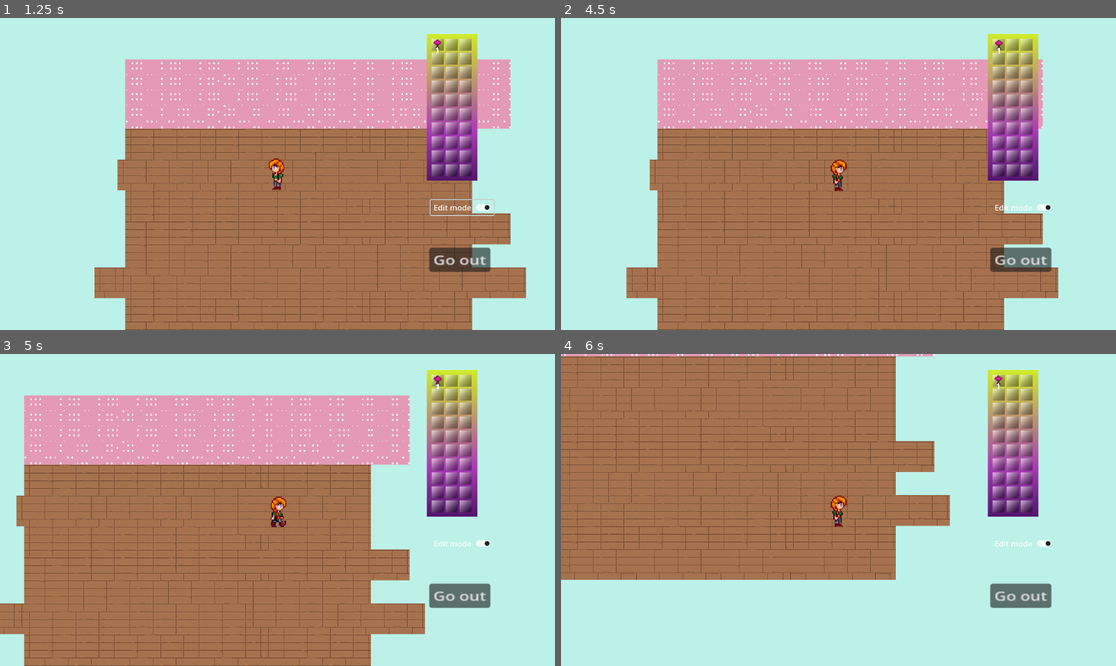
Above: before the commit, frames 1-4 (two rows, left to right).
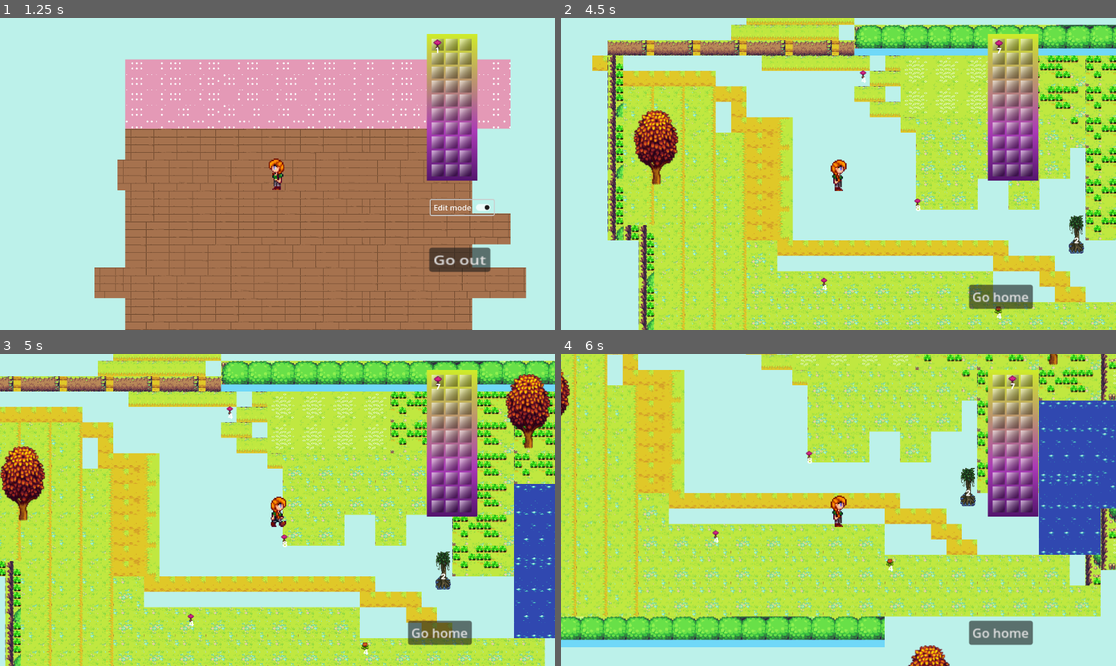
Above: after the commit, the same moments.

Repository: kirstenhh/CrafterCottage
Game: Godot game, scene res://Main.tscn
Same seed, same stepped clock (60 frames per second), same inputs: the game is played once before the commit and once after it.
Inputs (mouse positions are in pixels of both pictures, inside the frame that each line leads up to):
- Up to frame 1 (1.25 s): click "Edit mode" at 0.5 s
- Up to frame 2 (4.5 s): click "Go out" at 1.25 s; click "Go home" at 2 s; click "Go out" at 2.75 s; click "Go home" at 3.5 s; tap Enter (toggle_scene, bound only after the commit) at 4.25 s; move the mouse to (999, 46) at 4.27 s; hold D (move_right) from 4.28 s (still down); hold Z (pickup, bound only after the commit) from 4.28 s (still down); click (999, 46) at 4.42 s
- Up to frame 3 (5 s): keep holding D (move_right); keep holding Z (pickup, bound only after the commit); tap Space (pickup, bound only before the commit) at 4.55 s
- Up to frame 4 (6 s): move the mouse to (1010, 382) at 5.02 s; release D (move_right) at 5.03 s; release Z (pickup, bound only after the commit) at 5.03 s; hold S (move_down) 5.03-5.78 s; tap Space (pickup, bound only before the commit) at 5.1 s; click (1010, 382) at 5.17 s; tap Enter (toggle_scene, bound only after the commit) at 5.3 s; move the mouse to (1027, 382) at 5.77 s; hold D (move_right) from 5.78 s (still down); hold Enter (toggle_scene, bound only after the commit) from 5.78 s (still down); click (1027, 382) at 5.92 s

Frame 1 is identical in both runs. In frame 2, 79% of the frame differs, in the area x 5-100%, y 0-100%; in frame 3, 88%, in the area x 0-100%, y 0-100%; in frame 4, 81%.

Commit message:
bug fix: pickup items when slots moved

Diff:
--- a/Furniture.gd
+++ b/Furniture.gd
@@ -1,12 +1,12 @@
 extends StaticBody2D
 
 var item_name = ""
+var crafting_item = false
+var animated = false
 
 # Called when the node enters the scene tree for the first time.
 func _ready():
 	$Picture.texture = load("res://art/pickup_items/"+item_name+".tres")
-
-
 
 
 # Called every frame. 'delta' is the elapsed time since the previous frame.
@@ -22,3 +22,9 @@
 		height = $Picture.texture.get_height()
 	var coltransform = get_node ("CollisionShape2D"). get_shape()
 	coltransform.set_size(Vector2(width/2, height))
+
+
+func interact():
+	print("My name is "+item_name)
+
+	#Depending on item type
--- a/Home.gd
+++ b/Home.gd
@@ -11,15 +11,17 @@
 	pass
 
 func _input(event):
+	#left click
 	if event is InputEventMouseButton && event.button_index == MOUSE_BUTTON_LEFT && event.pressed:
+		var holding = $"../UI/Inventory".holding_item
 		if editMode:
-			var holding = $"../UI/Inventory".holding_item
-			if holding: #place an item
+			if holding:
+				#TODO: check if object at position -> don't do anything
 				print(holding)
 				var placedItem = furniture.instantiate()
 				placedItem.item_name = holding.item_name
 				placedItem.position = get_global_mouse_position()
-				add_child(placedItem)
+				$FurnitureContainer.add_child(placedItem)
 
 				if(holding.item_quantity <=1):
 					print('last one!')
@@ -28,3 +30,11 @@
 					$"../UI/Inventory".holding_item = null
 				else:
 					holding.decrease_item_quantity(1)
+			else:
+				print(event.position)
+				print(get_children())
+				#check if there's an object at click location
+		else:
+			pass
+			#check object clicked on: if interaction = crafting, check if holding craftable
+			# else if animated, trigger animation
--- a/Inventory.gd
+++ b/Inventory.gd
@@ -11,12 +11,14 @@
 
 #gui event on slot -> this
 func slot_gui_input(event: InputEvent, slot: SlotClass):
-	#TODO clean up all these ifs
 	#left click
 	if event is InputEventMouseButton && event.button_index == MOUSE_BUTTON_LEFT && event.pressed:
 		if holding_item !=null:
 			if !slot.item: # put down item in slot
+				print('put down')
 				slot.addToSlot(holding_item)
+				print(holding_item.name)
+				PlayerInventory.add_item(slot.get_index(), holding_item.item_name, holding_item.item_quantity)
 				holding_item = null
 			else: #swap items
 				if holding_item.item_name == slot.item.item_name: #stack items
@@ -24,20 +26,28 @@
 					var can_add = stack_size - slot.item.item_quantity
 					if can_add >= holding_item.item_quantity:
 						slot.item.add_item_quantity(holding_item.item_quantity)
+						PlayerInventory.add_item(slot.get_index(), holding_item.item_name, holding_item.item_quantity)
 						holding_item.queue_free()
 						holding_item = null
 					else:
+						print('Error: oh no, ran out of space')
 						slot.item.add_item_quantity(can_add)
+						PlayerInventory.add_item(slot.get_index(), holding_item.item_name, can_add)
+
 						holding_item.decrease_item_quantity(can_add)
+
 				else: #swap items
 					var temp_item= slot.item
+					PlayerInventory.remove_item(slot.get_index(), slot.item.item_name, slot.item.item_quantity)
 					slot.pickFromSlot()
+					PlayerInventory.add_item(slot.get_index(), holding_item.item_name, holding_item.item_quantity)
 					slot.addToSlot(holding_item)
 					holding_item = temp_item
 					holding_item.global_position = get_global_mouse_position()
 		elif slot.item: #item in slot: pick up
 			holding_item = slot.item
 			slot.pickFromSlot()
+			PlayerInventory.remove_item(slot.get_index(),holding_item.item_name, holding_item.item_quantity)
 			holding_item.global_position = get_global_mouse_position()
 	if event is InputEventMouseButton && event.button_index == MOUSE_BUTTON_RIGHT && event.pressed:
 		pass	#TODO fill this in: right-click moves 1 item at a time
@@ -62,7 +72,6 @@
 		if inventory_slots[i.toString()].get_child_count == 0:
 			emptyslot = inventory_slots[i.toString()]
 		i+=1
-	print(emptyslot.id)
 	if emptyslot:
 		emptyslot.addToSlot(item)
 	#else: throw_item (somewhere nearby)
--- a/Inventory.tscn
+++ b/Inventory.tscn
@@ -1,36 +1,36 @@
-[gd_scene load_steps=8 format=2]
-
-[ext_resource path="res://Slot.gd" type="Script" id=1]
-[ext_resource path="res://Inventory.gd" type="Script" id=2]
-
-[sub_resource type="Gradient" id=1]
-offsets = PackedFloat32Array( 0, 0.664804, 1 )
-colors = PackedColorArray( 0.810157, 0.921875, 0.16925, 1, 0.669134, 0.230225, 0.71875, 1, 0.335735, 0.0854492, 0.4375, 1 )
-
-[sub_resource type="GradientTexture2D" id=2]
-gradient = SubResource( 1 )
-fill_to = Vector2( 0, 1 )
-
-[sub_resource type="Gradient" id=3]
-offsets = PackedFloat32Array( 0, 0.206704, 0.854749, 1 )
-colors = PackedColorArray( 1, 1, 1, 0.666667, 0.875, 0.875, 0.875, 0.562613, 0, 0, 0, 0.364706, 0.225806, 0.225806, 0.225806, 0.508159 )
-
-[sub_resource type="GradientTexture2D" id=4]
-gradient = SubResource( 3 )
-fill_to = Vector2( 1, 1 )
-
-[sub_resource type="StyleBoxTexture" id=5]
-texture = SubResource( 4 )
-region_rect = Rect2( 0, 0, 64, 64 )
+[gd_scene load_steps=8 format=3 uid="uid://eg0kid2mychi"]
+
+[ext_resource type="Script" path="res://Slot.gd" id="1"]
+[ext_resource type="Script" path="res://Inventory.gd" id="2"]
+
+[sub_resource type="Gradient" id="1"]
+offsets = PackedFloat32Array(0, 0.664804, 1)
+colors = PackedColorArray(0.810157, 0.921875, 0.16925, 1, 0.669134, 0.230225, 0.71875, 1, 0.335735, 0.0854492, 0.4375, 1)
+
+[sub_resource type="GradientTexture2D" id="2"]
+gradient = SubResource("1")
+fill_to = Vector2(0, 1)
+
+[sub_resource type="Gradient" id="3"]
+offsets = PackedFloat32Array(0, 0.206704, 0.854749, 1)
+colors = PackedColorArray(1, 1, 1, 0.666667, 0.875, 0.875, 0.875, 0.562613, 0, 0, 0, 0.364706, 0.225806, 0.225806, 0.225806, 0.508159)
+
+[sub_resource type="GradientTexture2D" id="4"]
+gradient = SubResource("3")
+fill_to = Vector2(1, 1)
+
+[sub_resource type="StyleBoxTexture" id="5"]
+texture = SubResource("4")
+region_rect = Rect2(0, 0, 64, 64)
 
 [node name="Inventory" type="Node2D"]
-script = ExtResource( 2 )
+script = ExtResource("2")
 
 [node name="TextureRect" type="TextureRect" parent="."]
 offset_right = 105.0
 offset_bottom = 305.0
-texture = SubResource( 2 )
-expand = true
+texture = SubResource("2")
+expand_mode = 1
 
 [node name="SlotsContainer" type="GridContainer" parent="."]
 offset_left = 10.0
@@ -40,258 +40,181 @@
 columns = 3
 
 [node name="Slot1" type="Panel" parent="SlotsContainer"]
-offset_right = 25.0
-offset_bottom = 25.0
-custom_minimum_size = Vector2( 25, 25 )
-theme_override_styles/panel = SubResource( 5 )
-script = ExtResource( 1 )
+custom_minimum_size = Vector2(25, 25)
+layout_mode = 2
+theme_override_styles/panel = SubResource("5")
+script = ExtResource("1")
 
 [node name="Slot2" type="Panel" parent="SlotsContainer"]
-offset_left = 29.0
-offset_right = 54.0
-offset_bottom = 25.0
-custom_minimum_size = Vector2( 25, 25 )
-theme_override_styles/panel = SubResource( 5 )
-script = ExtResource( 1 )
+custom_minimum_size = Vector2(25, 25)
+layout_mode = 2
+theme_override_styles/panel = SubResource("5")
+script = ExtResource("1")
 
 [node name="Slot3" type="Panel" parent="SlotsContainer"]
-offset_left = 58.0
-offset_right = 83.0
-offset_bottom = 25.0
-custom_minimum_size = Vector2( 25, 25 )
-theme_override_styles/panel = SubResource( 5 )
-script = ExtResource( 1 )
+custom_minimum_size = Vector2(25, 25)
+layout_mode = 2
+theme_override_styles/panel = SubResource("5")
+script = ExtResource("1")
 
 [node name="Slot4" type="Panel" parent="SlotsContainer"]
-offset_top = 29.0
-offset_right = 25.0
-offset_bottom = 54.0
-custom_minimum_size = Vector2( 25, 25 )
-theme_override_styles/panel = SubResource( 5 )
-script = ExtResource( 1 )
+custom_minimum_size = Vector2(25, 25)
+layout_mode = 2
+theme_override_styles/panel = SubResource("5")
+script = ExtResource("1")
 
 [node name="Slot5" type="Panel" parent="SlotsContainer"]
-offset_left = 29.0
-offset_top = 29.0
-offset_right = 54.0
-offset_bottom = 54.0
-custom_minimum_size = Vector2( 25, 25 )
-theme_override_styles/panel = SubResource( 5 )
-script = ExtResource( 1 )
+custom_minimum_size = Vector2(25, 25)
+layout_mode = 2
+theme_override_styles/panel = SubResource("5")
+script = ExtResource("1")
 
 [node name="Slot6" type="Panel" parent="SlotsContainer"]
-offset_left = 58.0
-offset_top = 29.0
-offset_right = 83.0
-offset_bottom = 54.0
-custom_minimum_size = Vector2( 25, 25 )
-theme_override_styles/panel = SubResource( 5 )
-script = ExtResource( 1 )
+custom_minimum_size = Vector2(25, 25)
+layout_mode = 2
+theme_override_styles/panel = SubResource("5")
+script = ExtResource("1")
 
 [node name="Slot7" type="Panel" parent="SlotsContainer"]
-offset_top = 58.0
-offset_right = 25.0
-offset_bottom = 83.0
-custom_minimum_size = Vector2( 25, 25 )
-theme_override_styles/panel = SubResource( 5 )
-script = ExtResource( 1 )
+custom_minimum_size = Vector2(25, 25)
+layout_mode = 2
+theme_override_styles/panel = SubResource("5")
+script = ExtResource("1")
 
 [node name="Slot8" type="Panel" parent="SlotsContainer"]
-offset_left = 29.0
-offset_top = 58.0
-offset_right = 54.0
-offset_bottom = 83.0
-custom_minimum_size = Vector2( 25, 25 )
-theme_override_styles/panel = SubResource( 5 )
-script = ExtResource( 1 )
+custom_minimum_size = Vector2(25, 25)
+layout_mode = 2
+theme_override_styles/panel = SubResource("5")
+script = ExtResource("1")
 
 [node name="Slot9" type="Panel" parent="SlotsContainer"]
-offset_left = 58.0
-offset_top = 58.0
-offset_right = 83.0
-offset_bottom = 83.0
-custom_minimum_size = Vector2( 25, 25 )
-theme_override_styles/panel = SubResource( 5 )
-script = ExtResource( 1 )
+custom_minimum_size = Vector2(25, 25)
+layout_mode = 2
+theme_override_styles/panel = SubResource("5")
+script = ExtResource("1")
 
 [node name="Slot10" type="Panel" parent="SlotsContainer"]
-offset_top = 87.0
-offset_right = 25.0
-offset_bottom = 112.0
-custom_minimum_size = Vector2( 25, 25 )
-theme_override_styles/panel = SubResource( 5 )
-script = ExtResource( 1 )
+custom_minimum_size = Vector2(25, 25)
+layout_mode = 2
+theme_override_styles/panel = SubResource("5")
+script = ExtResource("1")
 
 [node name="Slot11" type="Panel" parent="SlotsContainer"]
-offset_left = 29.0
-offset_top = 87.0
-offset_right = 54.0
-offset_bottom = 112.0
-custom_minimum_size = Vector2( 25, 25 )
-theme_override_styles/panel = SubResource( 5 )
-script = ExtResource( 1 )
+custom_minimum_size = Vector2(25, 25)
+layout_mode = 2
+theme_override_styles/panel = SubResource("5")
+script = ExtResource("1")
 
 [node name="Slot12" type="Panel" parent="SlotsContainer"]
-offset_left = 58.0
-offset_top = 87.0
-offset_right = 83.0
-offset_bottom = 112.0
-custom_minimum_size = Vector2( 25, 25 )
-theme_override_styles/panel = SubResource( 5 )
-script = ExtResource( 1 )
+custom_minimum_size = Vector2(25, 25)
+layout_mode = 2
+theme_override_styles/panel = SubResource("5")
+script = ExtResource("1")
 
 [node name="Slot13" type="Panel" parent="SlotsContainer"]
-offset_top = 116.0
-offset_right = 25.0
-offset_bottom = 141.0
-custom_minimum_size = Vector2( 25, 25 )
-theme_override_styles/panel = SubResource( 5 )
-script = ExtResource( 1 )
+custom_minimum_size = Vector2(25, 25)
+layout_mode = 2
+theme_override_styles/panel = SubResource("5")
+script = ExtResource("1")
 
 [node name="Slot14" type="Panel" parent="SlotsContainer"]
-offset_left = 29.0
-offset_top = 116.0
-offset_right = 54.0
-offset_bottom = 141.0
-custom_minimum_size = Vector2( 25, 25 )
-theme_override_styles/panel = SubResource( 5 )
-script = ExtResource( 1 )
+custom_minimum_size = Vector2(25, 25)
+layout_mode = 2
+theme_override_styles/panel = SubResource("5")
+script = ExtResource("1")
 
 [node name="Slot15" type="Panel" parent="SlotsContainer"]
-offset_left = 58.0
-offset_top = 116.0
-offset_right = 83.0
-offset_bottom = 141.0
-custom_minimum_size = Vector2( 25, 25 )
-theme_override_styles/panel = SubResource( 5 )
-script = ExtResource( 1 )
+custom_minimum_size = Vector2(25, 25)
+layout_mode = 2
+theme_override_styles/panel = SubResource("5")
+script = ExtResource("1")
 
 [node name="Slot16" type="Panel" parent="SlotsContainer"]
-offset_top = 145.0
-offset_right = 25.0
-offset_bottom = 170.0
-custom_minimum_size = Vector2( 25, 25 )
-theme_override_styles/panel = SubResource( 5 )
-script = ExtResource( 1 )
+custom_minimum_size = Vector2(25, 25)
+layout_mode = 2
+theme_override_styles/panel = SubResource("5")
+script = ExtResource("1")
 
 [node name="Slot17" type="Panel" parent="SlotsContainer"]
-offset_left = 29.0
-offset_top = 145.0
-offset_right = 54.0
-offset_bottom = 170.0
-custom_minimum_size = Vector2( 25, 25 )
-theme_override_styles/panel = SubResource( 5 )
-script = ExtResource( 1 )
+custom_minimum_size = Vector2(25, 25)
+layout_mode = 2
+theme_override_styles/panel = SubResource("5")
+script = ExtResource("1")
 
 [node name="Slot18" type="Panel" parent="SlotsContainer"]
-offset_left = 58.0
-offset_top = 145.0
-offset_right = 83.0
-offset_bottom = 170.0
-custom_minimum_size = Vector2( 25, 25 )
-theme_override_styles/panel = SubResource( 5 )
-script = ExtResource( 1 )
+custom_minimum_size = Vector2(25, 25)
+layout_mode = 2
+theme_override_styles/panel = SubResource("5")
+script = ExtResource("1")
 
 [node name="Slot19" type="Panel" parent="SlotsContainer"]
-offset_top = 174.0
-offset_right = 25.0
-offset_bottom = 199.0
-custom_minimum_size = Vector2( 25, 25 )
-theme_override_styles/panel = SubResource( 5 )
-script = ExtResource( 1 )
+custom_minimum_size = Vector2(25, 25)
+layout_mode = 2
+theme_override_styles/panel = SubResource("5")
+script = ExtResource("1")
 
 [node name="Slot20" type="Panel" parent="SlotsContainer"]
-offset_left = 29.0
-offset_top = 174.0
-offset_right = 54.0
-offset_bottom = 199.0
-custom_minimum_size = Vector2( 25, 25 )
-theme_override_styles/panel = SubResource( 5 )
-script = ExtResource( 1 )
+custom_minimum_size = Vector2(25, 25)
+layout_mode = 2
+theme_override_styles/panel = SubResource("5")
+script = ExtResource("1")
 
 [node name="Slot21" type="Panel" parent="SlotsContainer"]
-offset_left = 58.0
-offset_top = 174.0
-offset_right = 83.0
-offset_bottom = 199.0
-custom_minimum_size = Vector2( 25, 25 )
-theme_override_styles/panel = SubResource( 5 )
-script = ExtResource( 1 )
+custom_minimum_size = Vector2(25, 25)
+layout_mode = 2
+theme_override_styles/panel = SubResource("5")
+script = ExtResource("1")
 
 [node name="Slot22" type="Panel" parent="SlotsContainer"]
-offset_top = 203.0
-offset_right = 25.0
-offset_bottom = 228.0
-custom_minimum_size = Vector2( 25, 25 )
-theme_override_styles/panel = SubResource( 5 )
-script = ExtResource( 1 )
+custom_minimum_size = Vector2(25, 25)
+layout_mode = 2
+theme_override_styles/panel = SubResource("5")
+script = ExtResource("1")
 
 [node name="Slot23" type="Panel" parent="SlotsContainer"]
-offset_left = 29.0
-offset_top = 203.0
-offset_right = 54.0
-offset_bottom = 228.0
-custom_minimum_size = Vector2( 25, 25 )
-theme_override_styles/panel = SubResource( 5 )
-script = ExtResource( 1 )
+custom_minimum_size = Vector2(25, 25)
+layout_mode = 2
+theme_override_styles/panel = SubResource("5")
+script = ExtResource("1")
 
 [node name="Slot24" type="Panel" parent="SlotsContainer"]
-offset_left = 58.0
-offset_top = 203.0
-offset_right = 83.0
-offset_bottom = 228.0
-custom_minimum_size = Vector2( 25, 25 )
-theme_override_styles/panel = SubResource( 5 )
-script = ExtResource( 1 )
+custom_minimum_size = Vector2(25, 25)
+layout_mode = 2
+theme_override_styles/panel = SubResource("5")
+script = ExtResource("1")
 
 [node name="Slot25" type="Panel" parent="SlotsContainer"]
-offset_top = 232.0
-offset_right = 25.0
-offset_bottom = 257.0
-custom_minimum_size = Vector2( 25, 25 )
-theme_override_styles/panel = SubResource( 5 )
-script = ExtResource( 1 )
+custom_minimum_size = Vector2(25, 25)
+layout_mode = 2
+theme_override_styles/panel = SubResource("5")
+script = ExtResource("1")
 
 [node name="Slot26" type="Panel" parent="SlotsContainer"]
-offset_left = 29.0
-offset_top = 232.0
-offset_right = 54.0
-offset_bottom = 257.0
-custom_minimum_size = Vector2( 25, 25 )
-theme_override_styles/panel = SubResource( 5 )
-script = ExtResource( 1 )
+custom_minimum_size = Vector2(25, 25)
+layout_mode = 2
+theme_override_styles/panel = SubResource("5")
+script = ExtResource("1")
 
 [node name="Slot27" type="Panel" parent="SlotsContainer"]
-offset_left = 58.0
-offset_top = 232.0
-offset_right = 83.0
-offset_bottom = 257.0
-custom_minimum_size = Vector2( 25, 25 )
-theme_override_styles/panel = SubResource( 5 )
-script = ExtResource( 1 )
+custom_minimum_size = Vector2(25, 25)
+layout_mode = 2
+theme_override_styles/panel = SubResource("5")
+script = ExtResource("1")
 
 [node name="Slot28" type="Panel" parent="SlotsContainer"]
-offset_top = 261.0
-offset_right = 25.0
-offset_bottom = 286.0
-custom_minimum_size = Vector2( 25, 25 )
-theme_override_styles/panel = SubResource( 5 )
-script = ExtResource( 1 )
+custom_minimum_size = Vector2(25, 25)
+layout_mode = 2
+theme_override_styles/panel = SubResource("5")
+script = ExtResource("1")
 
 [node name="Slot29" type="Panel" parent="SlotsContainer"]
-offset_left = 29.0
-offset_top = 261.0
-offset_right = 54.0
-offset_bottom = 286.0
-custom_minimum_size = Vector2( 25, 25 )
-theme_override_styles/panel = SubResource( 5 )
-script = ExtResource( 1 )
+custom_minimum_size = Vector2(25, 25)
+layout_mode = 2
+theme_override_styles/panel = SubResource("5")
+script = ExtResource("1")
 
 [node name="Slot30" type="Panel" parent="SlotsContainer"]
-offset_left = 58.0
-offset_top = 261.0
-offset_right = 83.0
-offset_bottom = 286.0
-custom_minimum_size = Vector2( 25, 25 )
-theme_override_styles/panel = SubResource( 5 )
-script = ExtResource( 1 )
+custom_minimum_size = Vector2(25, 25)
+layout_mode = 2
+theme_override_styles/panel = SubResource("5")
+script = ExtResource("1")
--- a/Main.gd
+++ b/Main.gd
@@ -1,6 +1,9 @@
 extends Node2D
 
 signal start_game
+
+
+@export var pickupitem: PackedScene
 
 @onready var camera =$Camera2D
 @onready var player = $Player
@@ -13,24 +16,27 @@
 func _ready():
 	screen_size = get_viewport_rect().size
 	showHome()
-
-
+	var pickupSpawn = pickupitem.instantiate()
+	pickupSpawn.set_position(player.get_position() + Vector2(12,12))
+	$Forage.add_child(pickupSpawn)
 # Called every frame. 'delta' is the elapsed time since the previous frame.
 func _process(_delta):
 	camera.set_position(player.get_position())
 
 func _input(event):
 	if event.is_action_pressed("pickup"):
-		print("pickup from main!")
 		$UI/Inventory.initialize_inventory()
+	if event.is_action_pressed("toggle_scene"):
+		if $Home.visible:
+			_on_StartButton_pressed()
+		else:
+			_on_HomeButton_pressed()
+	#elif event.is_action_pressed("go out"):
 
 func _on_StartButton_pressed():
-	emit_signal("start_game")
-	print('pressed start')
 	showForage()
 
 func _on_SavePlacementButton_pressed():
-	print("Toggle mode")
 	$Home.editMode = !$Home.editMode
 
 
--- a/Main.tscn
+++ b/Main.tscn
@@ -7218,6 +7218,7 @@
 
 [node name="Main" type="Node2D"]
 script = ExtResource("1")
+pickupitem = ExtResource("6")
 
 [node name="Camera2D" type="Camera2D" parent="."]
 position = Vector2(481, 329)
@@ -7276,7 +7277,9 @@
 format = 2
 layer_0/tile_data = PackedInt32Array(1703949, 327680, 8, 1769485, 327680, 9, 1835021, 327680, 7, 1900557, 327680, 8, 17 …(32607 unchanged characters)…
 
-[node name="Furniture" parent="Home" instance=ExtResource("7_lnrsi")]
+[node name="FurnitureContainer" type="Node2D" parent="Home"]
+
+[node name="Furniture" parent="Home/FurnitureContainer" instance=ExtResource("7_lnrsi")]
 
 [node name="UI" type="CanvasLayer" parent="."]
 
--- a/PickupItem.gd
+++ b/PickupItem.gd
@@ -36,7 +36,7 @@
 func pick_up_item(body):
 	player = body
 	print("picking up "+item_name)
-	PlayerInventory.add_item(item_name, item_quantity)
+	PlayerInventory.add_item(-1, item_name, item_quantity)
 	queue_free()
 
 #resize item to fit in a box. Mostly used by inventory.
--- a/PlayerInventory.gd
+++ b/PlayerInventory.gd
@@ -6,17 +6,39 @@
 	0: ["PinkMushroom", 1] #slot_index: [item_name, item_quantity]
 }
 
-func add_item(name, quantity):
-	for slot in inventory:
-		if inventory[slot][0] == name:
-			inventory[slot][1]+=quantity
-			print(inventory)
-			return
-	#if not found in inventory
-	for i in range(COUNT_SLOTS):
-		if inventory.has(i) == false:
-			inventory[i] = [name, quantity]
-			print(inventory)
-			return
-	print("WARNING: Too many items. Dropped "+str(quantity)+" of item "+name)
+func add_item(position, name, quantity):
+	if position == -1: #== no position given: put in first matching, or in first empty, slot
+		for slot in inventory:
+			if inventory[slot][0] == name:
+				inventory[slot][1]+=quantity
+				return
+		#if not found in inventory
+		for i in range(COUNT_SLOTS):
+			if inventory.has(i) == false:
+				inventory[i] = [name, quantity]
+				return
+		print("WARNING: Too many items. Dropped "+str(quantity)+" of item "+name)
+	else: # positioned somewhere in the thing
+		if !position in inventory|| inventory[position][0] == null:
+			print('new addition!')
+			inventory[position] = [name, quantity]
+		elif inventory[position][0]== name:
+			print('stacking!')
+			inventory[position][1]+=quantity
+	print(inventory)
+
 	#TODO: Change this to a user error message
+
+
+func remove_item(position, name, quantity):
+	print('removing item')
+	print(str(position)+": "+str(inventory[position]))
+	var remainder = inventory[position][1] - quantity
+	if remainder > 0: #decrease quantity by quantity
+		inventory[position][1] -= quantity
+	elif remainder == 0:
+		inventory.erase(position)
+	else:
+		print('Error: tried to remove more than available!')
+		inventory.erase(position)
+	print(inventory)
--- a/Slot.gd
+++ b/Slot.gd
@@ -40,7 +40,6 @@
 		item = ItemClass.instantiate()
 		addToSlot(item)
 	item.set_item(name, quantity)
-	print('set to '+str(quantity)+" "+name+'s')
 	item.resize_sprite(25,25)
 
 
--- a/project.godot
+++ b/project.godot
@@ -48,7 +48,12 @@
 }
 pickup={
 "deadzone": 0.5,
-"events": [Object(InputEventKey,"resource_local_to_scene":false,"resource_name":"","device":0,"window_id":0,"alt_pressed":false,"shift_pressed":false,"ctrl_pressed":false,"meta_pressed":false,"pressed":false,"keycode":0,"physical_keycode":32,"key_label":0,"unicode":0,"echo":false,"script":null)
+"events": [Object(InputEventKey,"resource_local_to_scene":false,"resource_name":"","device":-1,"window_id":0,"alt_pressed":false,"shift_pressed":false,"ctrl_pressed":false,"meta_pressed":false,"pressed":false,"keycode":0,"physical_keycode":90,"key_label":0,"unicode":122,"echo":false,"script":null)
+]
+}
+toggle_scene={
+"deadzone": 0.5,
+"events": [Object(InputEventKey,"resource_local_to_scene":false,"resource_name":"","device":-1,"window_id":0,"alt_pressed":false,"shift_pressed":false,"ctrl_pressed":false,"meta_pressed":false,"pressed":false,"keycode":0,"physical_keycode":4194309,"key_label":0,"unicode":0,"echo":false,"script":null)
 ]
 }
 
Not shown: 2 places in Main.tscn that only renumber resources
Not shown, removed: README.txt
Not shown, changed: .gitignore
Not shown, changed: README.md
